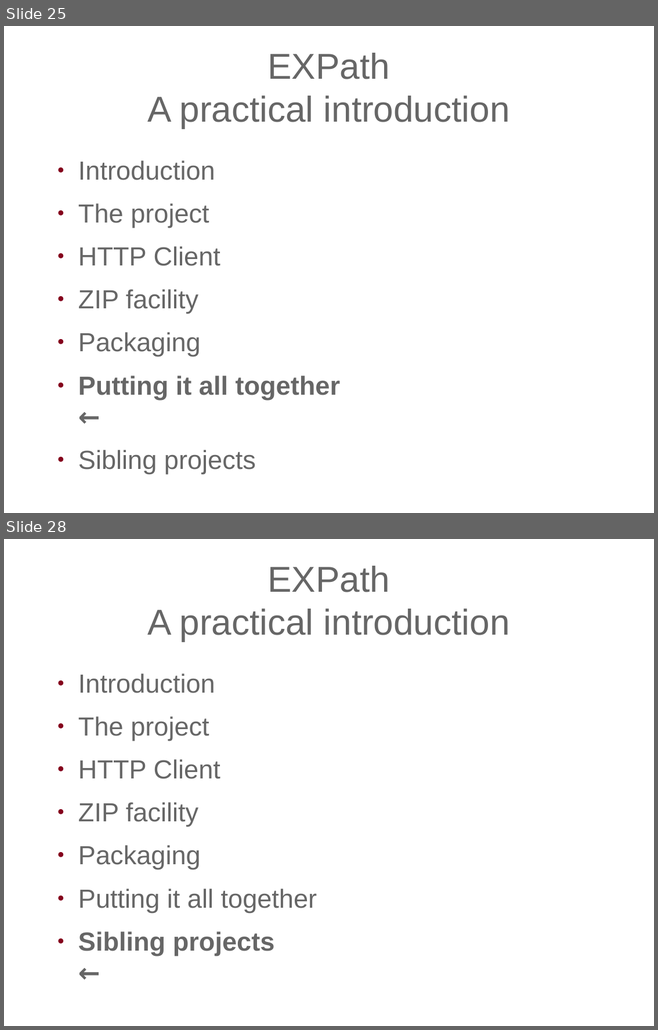
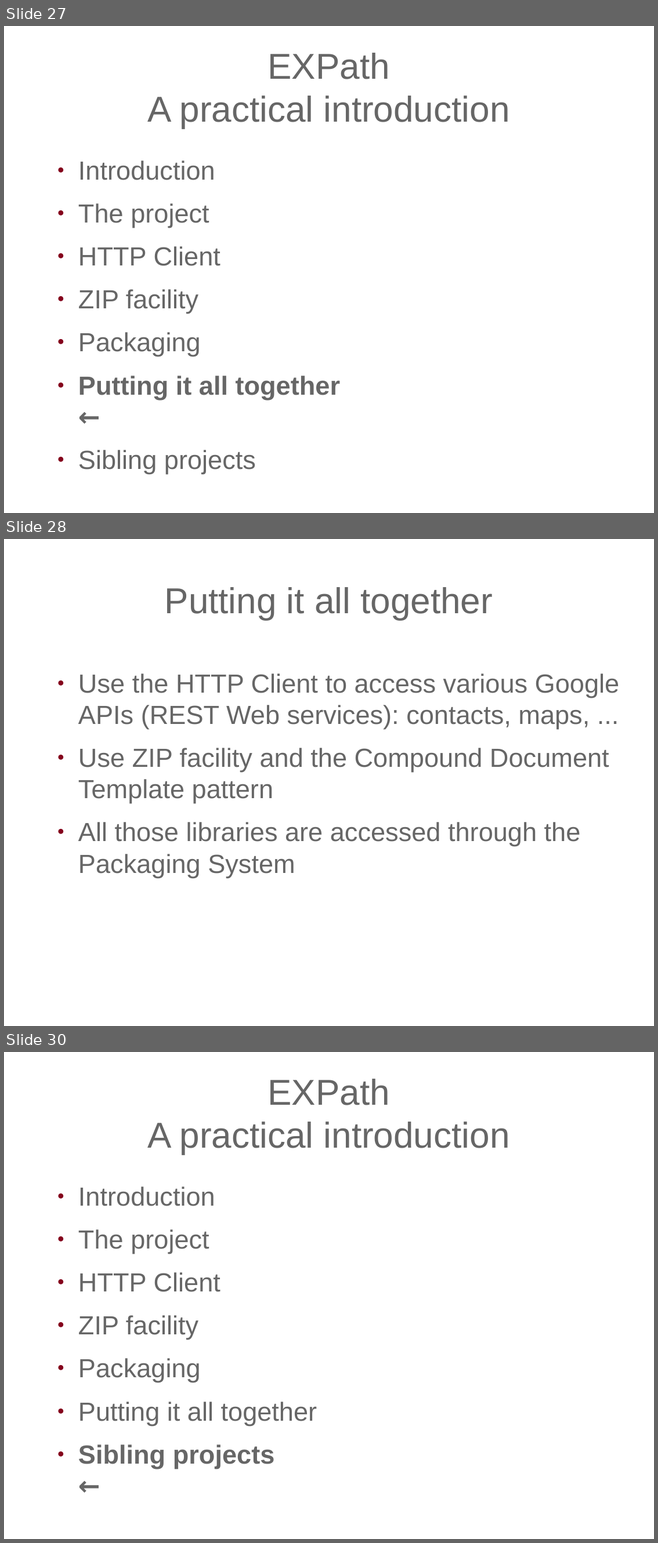
Before and after one commit to expath/expath-www, a slide deck: misc/2009-balisage/presentation/balisage-expath.odp. Shown one above the other, each under a label of ours: slides 25 and 28 before the commit, slides 27, 28 and 30 after it; the slides between them are not shown. The pictures are 658x1030 and 658x1543 pixels, drawn with LibreOffice and Linux fonts; fonts in the diff are those of the drawing; background and template pictures are left out. Boxes give left, top, right and bottom in pixels: in the first picture for what was removed or moved away, otherwise in the second. Text is boxed around its words. In the diff, an @@ line names an element or a change of style, - is before the commit and + after.

```diff
--- a/misc/2009-balisage/presentation/balisage-expath.odp
+++ b/misc/2009-balisage/presentation/balisage-expath.odp
@@ slide 28 added at box(4, 539, 654, 1026), background picture (left out) @@
@@ title added at box(165, 587, 492, 620), 44 pt, text #666666 @@
+Putting it all together
@@ text added at box(78, 674, 619, 878), 32 pt, text #666666 @@
+● Use the HTTP Client to access various Google APIs (REST Web services): contacts, maps, ...
+● Use ZIP facility and the Compound Document Template pattern
+● All those libraries are accessed through the Packaging System
@@ what was slide 25 is now slide 27 @@
@@ what was slide 28 is now slide 30 @@
```
Also in this commit, not shown: 5 slides changed, 3 other slides added, 2 slides removed, 2 other files.
